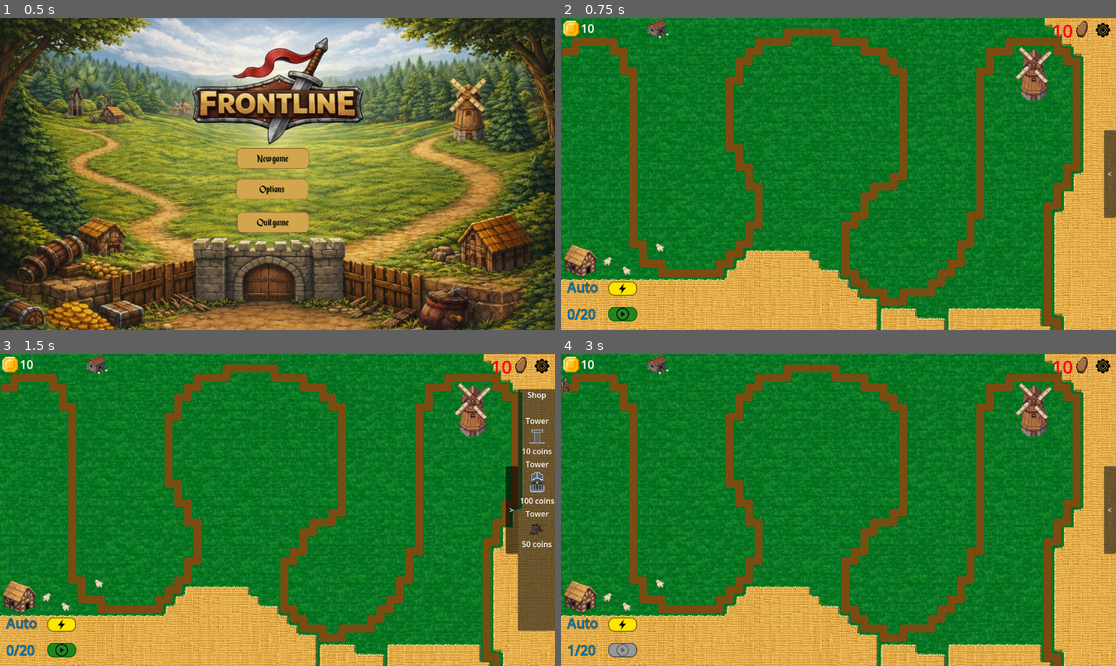
Above: before the commit, frames 1-4 (two rows, left to right).
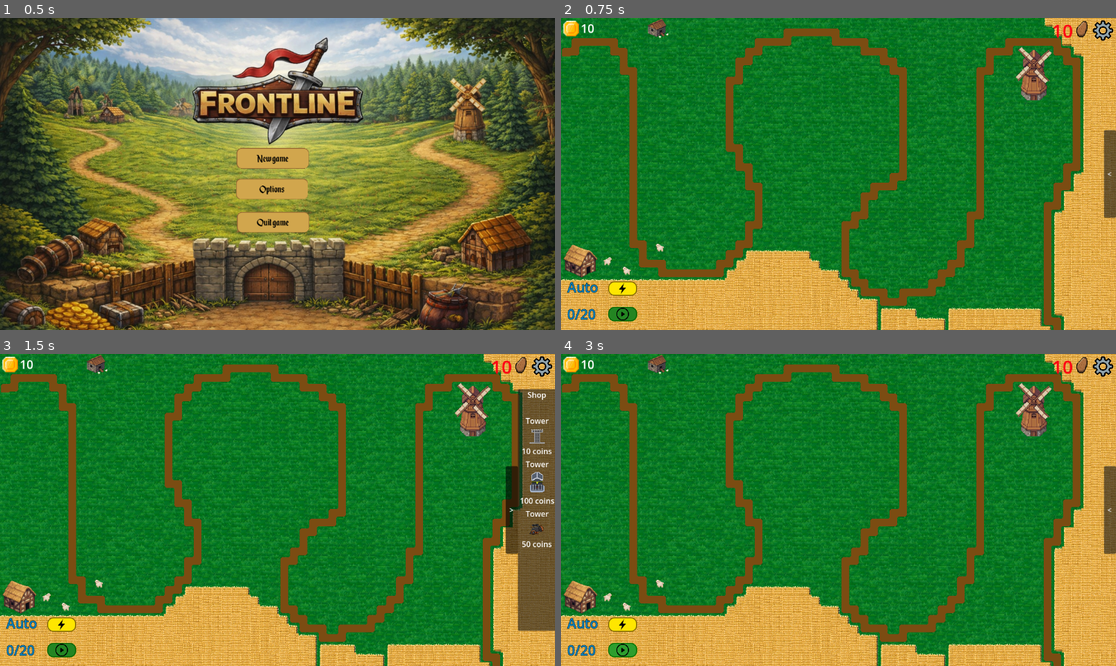
Above: after the commit, the same moments.

Repository: domasbaliunas/frontline
Game: Godot game, scene res://scenes/ui/main_menu.tscn
Two runs of this game, one before a commit and one after it. Both use one fixed random seed, a clock stepped at 60 frames per second and the inputs below.
Inputs (mouse positions are in pixels of both pictures, inside the frame that each line leads up to):
- Up to frame 1 (0.5 s): no input
- Up to frame 2 (0.75 s): click "New game" at 0.5 s
- Up to frame 3 (1.5 s): click "<" at 1.25 s
- Up to frame 4 (3 s): click ">" at 2 s; click (622, 650) at 2.75 s

Frame 1 is identical in both runs. In frame 2, 0.2% of the frame differs, in the area x 95-100%, y 0-8%; in frame 3, 0.2%; in frame 4, 0.5%, in the area x 0-100%, y 0-98%.

Commit message:
SCRUM-97 Žaidimo meniu lango patobulinimai (#49)
* SCRUM-97 Implement UI changes

* SCRUM-97 Change settings icon

Diff:
--- a/scenes/core/Game.tscn
+++ b/scenes/core/Game.tscn
@@ -1,10 +1,10 @@
 [gd_scene format=3 uid="uid://pkrsdb2gs7yj"]
 
-[ext_resource type="Texture2D" uid="uid://bdbbjd4cfvlj" path="res://assets/images/ui/settings (2).png" id="1_wbfu4"]
 [ext_resource type="Script" uid="uid://l5wudpbitajw" path="res://scripts/core/game.gd" id="1_xkndl"]
 [ext_resource type="PackedScene" uid="uid://cjyj4itibef8c" path="res://scenes/ui/TowerMenu.tscn" id="2_3mrqo"]
 [ext_resource type="PackedScene" uid="uid://djjycrn0muqdt" path="res://scenes/ui/pause_menu.tscn" id="3_u44n3"]
 [ext_resource type="PackedScene" uid="uid://bfk8wbdn5lpvn" path="res://scenes/core/game_map.tscn" id="4_sb48q"]
+[ext_resource type="Texture2D" uid="uid://cxn18ae2ipxm5" path="res://assets/images/ui/settings.png" id="5_xgk1x"]
 
 [node name="Game" type="Node2D" unique_id=225877384]
 script = ExtResource("1_xkndl")
@@ -29,10 +29,12 @@
 
 [node name="PauseMenuButton" type="TextureButton" parent="Map/PauseMenuGroup" unique_id=1890123618]
 layout_mode = 0
-offset_left = 1109.0
-offset_top = 9.0
-offset_right = 1144.0
-offset_bottom = 42.0
-texture_normal = ExtResource("1_wbfu4")
+offset_left = 1104.0
+offset_top = 5.0
+offset_right = 1146.0
+offset_bottom = 47.0
+texture_normal = ExtResource("5_xgk1x")
+ignore_texture_size = true
+stretch_mode = 0
 
 [connection signal="pressed" from="Map/PauseMenuGroup/PauseMenuButton" to="." method="_on_texture_button_pressed"]
--- a/scenes/core/game_map.tscn
+++ b/scenes/core/game_map.tscn
@@ -518,38 +518,34 @@
 
 [node name="CanvasLayer" type="CanvasLayer" parent="." unique_id=470883070]
 
-[node name="HBoxContainer" type="HBoxContainer" parent="CanvasLayer" unique_id=657262974]
+[node name="HBoxContainer" type="HBoxContainer" parent="." unique_id=657262974]
 offset_left = 5.0
 offset_top = 2.0
 offset_right = 96.0
 offset_bottom = 42.0
 theme_override_constants/separation = 4
 
-[node name="Coin" type="TextureRect" parent="CanvasLayer/HBoxContainer" unique_id=973354165]
+[node name="Coin" type="TextureRect" parent="HBoxContainer" unique_id=973354165]
 custom_minimum_size = Vector2(32, 32)
 layout_mode = 2
 texture = ExtResource("7_g3l8d")
 expand_mode = 4
 stretch_mode = 5
 
-[node name="CoinsLabel" type="Label" parent="CanvasLayer/HBoxContainer" unique_id=2099452816]
+[node name="CoinsLabel" type="Label" parent="HBoxContainer" unique_id=2099452816]
 layout_mode = 2
 theme_override_font_sizes/font_size = 25
 script = ExtResource("3_5fonf")
 
-[node name="Label" type="Label" parent="CanvasLayer/HBoxContainer" unique_id=1585440454]
-layout_mode = 2
-
-[node name="HBoxContainer2" type="HBoxContainer" parent="CanvasLayer" unique_id=95126937]
-anchors_preset = 1
-anchor_left = 1.0
-anchor_right = 1.0
-offset_left = -133.0
-offset_right = -54.0
+[node name="Label" type="Label" parent="HBoxContainer" unique_id=1585440454]
+layout_mode = 2
+
+[node name="HBoxContainer2" type="HBoxContainer" parent="." unique_id=95126937]
+offset_left = 1019.0
+offset_right = 1098.0
 offset_bottom = 53.0
-grow_horizontal = 0
-
-[node name="HP" type="Label" parent="CanvasLayer/HBoxContainer2" unique_id=1784496523]
+
+[node name="HP" type="Label" parent="HBoxContainer2" unique_id=1784496523]
 layout_mode = 2
 theme_override_colors/font_color = Color(0.99607843, 0, 0.07450981, 1)
 theme_override_font_sizes/font_size = 38
@@ -557,17 +553,17 @@
 horizontal_alignment = 1
 script = ExtResource("4_hrtji")
 
-[node name="PotatoHP" type="TextureRect" parent="CanvasLayer/HBoxContainer2" unique_id=674044265]
+[node name="PotatoHP" type="TextureRect" parent="HBoxContainer2" unique_id=674044265]
 layout_mode = 2
 texture = ExtResource("13_bp2s2")
 
-[node name="HBoxContainer3" type="HBoxContainer" parent="CanvasLayer" unique_id=1438485882]
+[node name="HBoxContainer3" type="HBoxContainer" parent="." unique_id=1438485882]
 offset_left = 13.0
 offset_top = 596.0
 offset_right = 53.0
 offset_bottom = 636.0
 
-[node name="WaveLabel" type="Label" parent="CanvasLayer/HBoxContainer3" unique_id=754685962]
+[node name="WaveLabel" type="Label" parent="HBoxContainer3" unique_id=754685962]
 layout_mode = 2
 theme_override_colors/font_color = Color(0, 0.49811268, 0.7500591, 1)
 theme_override_colors/font_outline_color = Color(0, 0, 0, 1)
@@ -575,7 +571,7 @@
 theme_override_font_sizes/font_size = 28
 text = "waves"
 
-[node name="WaveStartButton" type="Button" parent="CanvasLayer" unique_id=133278478]
+[node name="WaveStartButton" type="Button" parent="." unique_id=133278478]
 offset_left = 98.0
 offset_top = 600.0
 offset_right = 158.0
@@ -588,13 +584,13 @@
 icon_alignment = 1
 expand_icon = true
 
-[node name="HBoxContainer4" type="HBoxContainer" parent="CanvasLayer" unique_id=68308870]
+[node name="HBoxContainer4" type="HBoxContainer" parent="." unique_id=68308870]
 offset_left = 13.0
 offset_top = 539.0
 offset_right = 98.0
 offset_bottom = 580.0
 
-[node name="AutoWaveLabel" type="Label" parent="CanvasLayer/HBoxContainer4" unique_id=26172752]
+[node name="AutoWaveLabel" type="Label" parent="HBoxContainer4" unique_id=26172752]
 layout_mode = 2
 theme_override_colors/font_color = Color(0, 0.49811268, 0.7500591, 1)
 theme_override_colors/font_outline_color = Color(0, 0, 0, 1)
@@ -602,7 +598,7 @@
 theme_override_font_sizes/font_size = 28
 text = "Auto"
 
-[node name="AutoWaveStartButton" type="Button" parent="CanvasLayer" unique_id=110643479]
+[node name="AutoWaveStartButton" type="Button" parent="." unique_id=110643479]
 offset_left = 98.0
 offset_top = 547.0
 offset_right = 158.0
@@ -619,7 +615,7 @@
 [node name="Player" parent="." unique_id=1980538148 instance=ExtResource("4_tw6lq")]
 position = Vector2(1026, 624)
 
-[node name="ShopCanvas" type="CanvasLayer" parent="." unique_id=1764928307]
+[node name="ShopCanvas" type="Control" parent="." unique_id=1764928307]
 script = ExtResource("15_7hf5s")
 
 [node name="Button" type="Button" parent="ShopCanvas" unique_id=1689166284]
--- a/scenes/ui/pause_menu.tscn
+++ b/scenes/ui/pause_menu.tscn
@@ -11,6 +11,8 @@
 
 [sub_resource type="Theme" id="Theme_d3xb4"]
 default_font = SubResource("FontVariation_2nc7s")
+
+[sub_resource type="StyleBoxEmpty" id="StyleBoxEmpty_0lmf7"]
 
 [sub_resource type="StyleBoxFlat" id="StyleBoxFlat_mxa3g"]
 bg_color = Color(1, 1, 1, 1)
@@ -101,7 +103,7 @@
 offset_bottom = 4.0
 grow_horizontal = 2
 grow_vertical = 2
-mouse_filter = 2
+mouse_filter = 0
 script = ExtResource("1_nwcfo")
 
 [node name="ColorRect" type="ColorRect" parent="." unique_id=1237151003]
@@ -111,7 +113,7 @@
 offset_top = -4.0
 offset_right = 1152.0
 offset_bottom = 648.0
-mouse_filter = 2
+mouse_filter = 0
 
 [node name="PanelContainer" type="PanelContainer" parent="." unique_id=1808252888]
 modulate = Color(1, 1, 1, 0)
@@ -123,10 +125,12 @@
 offset_bottom = 325.0
 mouse_filter = 2
 theme = SubResource("Theme_d3xb4")
+theme_override_styles/panel = SubResource("StyleBoxEmpty_0lmf7")
 
 [node name="VBoxContainer" type="VBoxContainer" parent="PanelContainer" unique_id=220389399]
 layout_mode = 2
 mouse_filter = 2
+theme_override_constants/separation = 8
 
 [node name="resumebutton" type="Button" parent="PanelContainer/VBoxContainer" unique_id=1489556145]
 layout_mode = 2
@@ -154,7 +158,7 @@
 theme_override_styles/focus = SubResource("StyleBoxEmpty_q2yj1")
 text = "Restart"
 
-[node name="quitbutton" type="Button" parent="PanelContainer/VBoxContainer" unique_id=1993349258]
+[node name="mainmenubutton" type="Button" parent="PanelContainer/VBoxContainer" unique_id=1993349258]
 layout_mode = 2
 theme_override_colors/font_color = Color(0, 0, 0, 1)
 theme_override_colors/font_focus_color = Color(0, 0, 0, 1)
@@ -165,7 +169,7 @@
 theme_override_styles/pressed = SubResource("StyleBoxFlat_mxa3g")
 theme_override_styles/hover = SubResource("StyleBoxFlat_e8sti")
 theme_override_styles/focus = SubResource("StyleBoxEmpty_q2yj1")
-text = "Quit"
+text = "Main menu"
 
 [node name="AnimationPlayer" type="AnimationPlayer" parent="." unique_id=240944190]
 process_mode = 3
@@ -173,4 +177,4 @@
 
 [connection signal="pressed" from="PanelContainer/VBoxContainer/resumebutton" to="." method="_on_resumebutton_pressed"]
 [connection signal="pressed" from="PanelContainer/VBoxContainer/restartbutton" to="." method="_on_restartbutton_pressed"]
-[connection signal="pressed" from="PanelContainer/VBoxContainer/quitbutton" to="." method="_on_quitbutton_pressed"]
+[connection signal="pressed" from="PanelContainer/VBoxContainer/mainmenubutton" to="." method="_on_mainmenubutton_pressed"]
--- a/scripts/core/game_map.gd
+++ b/scripts/core/game_map.gd
@@ -3,10 +3,10 @@
 @onready var tilemap = $TileMapLayer
 @onready var shop = $ShopCanvas
 @onready var path: Path2D = $Path2D
-@onready var wave_label: Label = $CanvasLayer/HBoxContainer3/WaveLabel
+@onready var wave_label: Label = $HBoxContainer3/WaveLabel
 @onready var player = $Player
-@onready var wave_button: Button = $CanvasLayer/WaveStartButton
-@onready var auto_wave_button: Button = $CanvasLayer/AutoWaveStartButton
+@onready var wave_button: Button = $WaveStartButton
+@onready var auto_wave_button: Button = $AutoWaveStartButton
 
 var money_factory_scene = preload("res://scenes/towers/money_factory.tscn")
 var placing_money_factory : bool = false
--- a/scripts/core/player.gd
+++ b/scripts/core/player.gd
@@ -2,7 +2,7 @@
 
 
 @export var hp := 10
-@onready var hp_label = $"../CanvasLayer/HBoxContainer2/HP"
+@onready var hp_label = $"../HBoxContainer2/HP"
 
 func _ready():
 	body_entered.connect(_on_body_entered)
--- a/scripts/ui/pause_menu.gd
+++ b/scripts/ui/pause_menu.gd
@@ -29,5 +29,10 @@
 	get_tree().reload_current_scene()
 	Currency.coins = 0
 
-func _on_quitbutton_pressed() -> void:
-	get_tree().quit()
+func _on_mainmenubutton_pressed() -> void:
+	resume()
+	if GameMusic:
+		GameMusic.stop()
+	if MeniuMusic:
+		MeniuMusic.play()
+	get_tree().change_scene_to_file("res://scenes/ui/main_menu.tscn")
--- a/scripts/ui/shop_canvas.gd
+++ b/scripts/ui/shop_canvas.gd
@@ -1,4 +1,4 @@
-extends CanvasLayer
+extends Control
 
 var selected_tower_type := ""
 var price := 0
Binary file removed: assets/images/ui/settings (2).png
Binary file added: assets/images/ui/settings.png
Not shown, changed: assets/images/ui/settings.png.import
